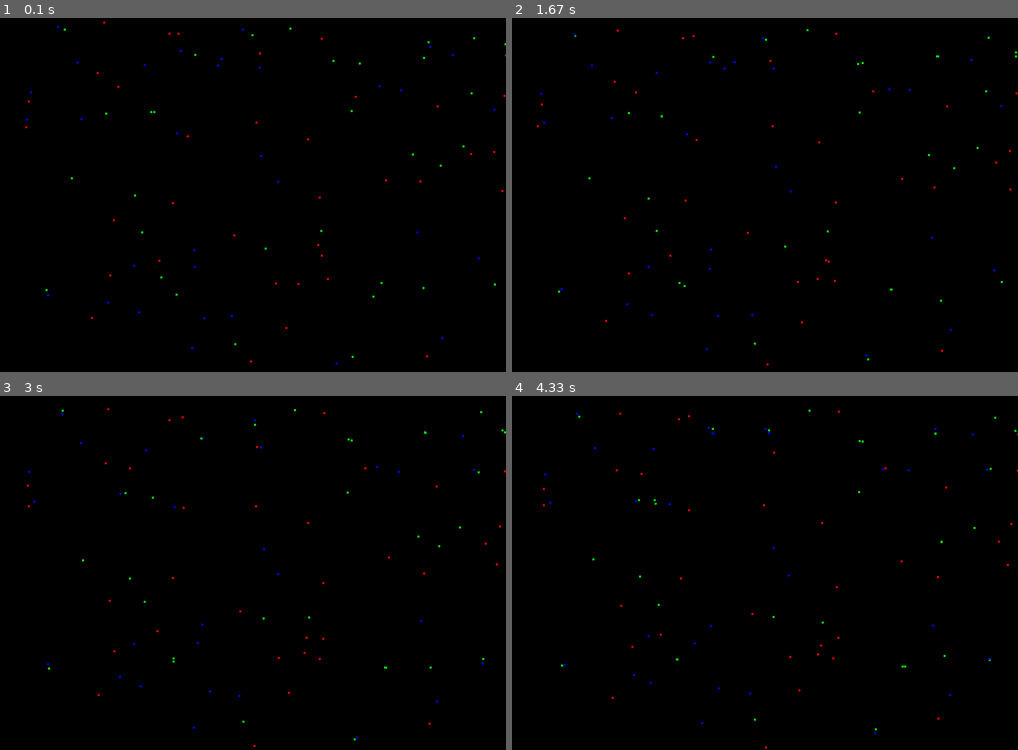
Above: before the commit, frames 1-4 (two rows, left to right).
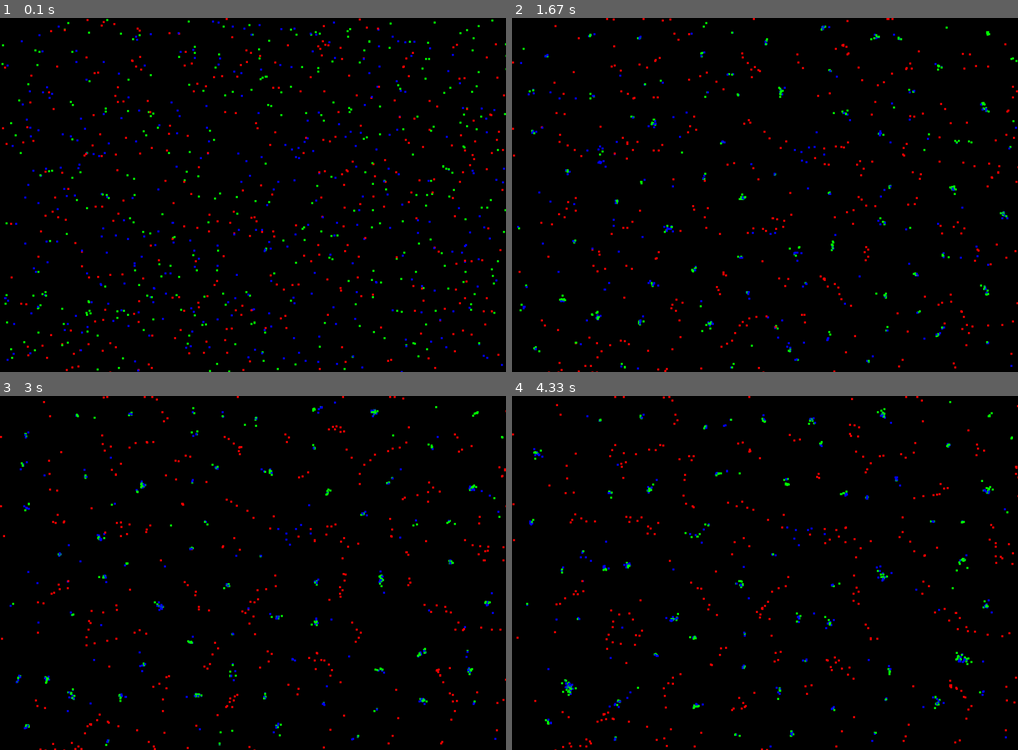
Above: after the commit, the same moments.

Repository: not-ETHICAL-HACKER/Python-Projects
Game: pygame game, started from main/pygame/particle_life.py
Same seed, same stepped clock (60 frames per second), same inputs: the game is played once before the commit and once after it.
Inputs (mouse positions are in pixels of both pictures, inside the frame that each line leads up to):
- Up to frame 1 (0.1 s): no input
- Up to frame 2 (1.67 s): click (765, 195) at 0.38 s; click (815, 272) at 0.72 s; click (952, 318) at 1.05 s; click (643, 124) at 1.38 s
- Up to frame 3 (3 s): click (253, 615) at 1.72 s; click (182, 498) at 2.05 s; click (430, 665) at 2.38 s; click (86, 608) at 2.72 s
- Up to frame 4 (4.33 s): click (618, 505) at 3.05 s; click (643, 633) at 3.38 s; click (947, 654) at 3.72 s; click (613, 703) at 4.05 s

The runs differ from the first frame. In frame 1, 3.2% of the frame differs, in the area x 0-100%, y 0-100%; in frame 2, 2.7%; in frame 3, 2.5%; in frame 4, 2.5%.

Commit message:
Adjust parameters and remove duplicate in simulations
Changes include:
- Increased turtle size and removed pendown in flow_fields
- Updated particle count from 100 to 1000 in particle_life
- Removed duplicate Particle in epicycles

Note: This diff contains apparent issues:
- mysql_test.py has a stray '7' character
- falling.py contains a large unrelated text block that should be removed

Diff:
--- a/main/math/flow_fields.py
+++ b/main/math/flow_fields.py
@@ -107,12 +107,11 @@
         value = math.hypot(positions[i][0], positions[i][1])
         val = sum(1 for t in thresholds if value > t)
         tt = turtle.Turtle(shape="circle")
-        tt.shapesize(0.01, 0.01)
+        tt.shapesize(1,1)
         tt.speed(0)
         tt.color(colors[val])
         tt.penup()
         tt.goto(positions[i])
-        tt.pendown()
         turts.append(tt)
 
     num = 10**4
--- a/main/mysql_test/test.py
+++ b/main/mysql_test/test.py
@@ -20,5 +20,5 @@
         l
     )
 winsound.Beep(1000, 500)  # Beep sound
-con.commit()
+con.commit()7
 con.close()
--- a/main/pygame/particle_life.py
+++ b/main/pygame/particle_life.py
@@ -3,7 +3,7 @@
 
 pygame.init()
 WIDTH,HEIGHT = 1000,700
-N = 100
+N = 1000
 
 x_arr = np.random.randint(0,WIDTH,N).astype(float)
 y_arr = np.random.randint(0,HEIGHT,N).astype(float)
--- a/main/turtle/epicycles.py
+++ b/main/turtle/epicycles.py
@@ -59,8 +59,7 @@
 ]
 arr = [
     Particle(100,30,0),
-    Particle(100,30*math.pi,0),
-    Particle(100,30*math.tau,0)
+    Particle(100,30*math.pi,0)
 
 ]
 t = 0
--- a/main/turtle/falling.py
+++ b/main/turtle/falling.py
@@ -76,7 +76,81 @@
 diff = 1
 time_diff = .001
 dist = 0
+"""Sure! Here's a concise prompt you can save and paste into a new chat if you need to continue troubleshooting later:
 
+Context: Windows keyboard/input issue
+
+I'm having a strange keyboard/input problem on Windows.
+
+Symptoms
+The problem occurs in Visual Studio Code and the Windows Search/taskbar.
+In VS Code, typing hello world sometimes becomes hhello worirlldd (duplicated or incorrect letters).
+At one point, the keyboard started typing random letters by itself.
+During that same incident, Windows also activated/clicked whatever the mouse cursor was hovering over.
+The random input was random letters, not meaningful words.
+What works normally
+ChatGPT (browser)
+Notepad
+Windows On-Screen Keyboard
+What I've already tried
+Restarted the PC.
+Reinstalled the keyboard driver via Device Manager.
+Restarted Windows Explorer.
+Closed VS Code completely (problem still exists in Windows Search).
+Tried another keyboard once (planning to test again).
+On-Screen Keyboard works correctly.
+Notepad works correctly.
+What I haven't tried yet
+sfc /scannow
+DISM /Online /Cleanup-Image /RestoreHealth
+Testing with a new Windows user account
+What I need help with
+Please continue troubleshooting from here without repeating the basic steps above. Based on this information, help determine whether this is:
+
+a hardware problem,
+a Windows input subsystem issue,
+background software injecting input,
+corruption in Windows,
+or something else.
+Please suggest the next diagnostic steps in order of likelihood.Sure! Here's a concise prompt you can save and paste into a new chat if you need to continue troubleshooting later:
+
+Context: Windows keyboard/input issue
+
+I'm having a strange keyboard/input problem on Windows.
+
+Symptoms
+The problem occurs in Visual Studio Code and the Windows Search/taskbar.
+In VS Code, typing hello world sometimes becomes hhello worirlldd (duplicated or incorrect letters).
+At one point, the keyboard started typing random letters by itself.
+During that same incident, Windows also activated/clicked whatever the mouse cursor was hovering over.
+The random input was random letters, not meaningful words.
+What works normally
+ChatGPT (browser)
+Notepad
+Windows On-Screen Keyboard
+What I've already tried
+Restarted the PC.
+Reinstalled the keyboard driver via Device Manager.
+Restarted Windows Explorer.
+Closed VS Code completely (problem still exists in Windows Search).
+Tried another keyboard once (planning to test again).
+On-Screen Keyboard works correctly.
+Notepad works correctly.
+What I haven't tried yet
+sfc /scannow
+DISM /Online /Cleanup-Image /RestoreHealth
+Testing with a new Windows user account
+What I need help with
+Please continue troubleshooting from here without repeating the basic steps above. Based on this information, help determine whether this is:
+
+a hardware problem,
+a Windows input subsystem issue,
+background software injecting input,
+corruption in Windows,
+or something else.
+Please suggest the next diagnostic steps in order of likelihood."""
+"""my keyboard drags letters in vs code and the task bar but  not here?when i typed it inn vs code it gave
+hhello worirlldd; and also the onscreennm keyboard works and u also work so i dont seee the issue; also the keyboard started writing on its own and and stated touching where the mouses was hovering"""
 print(f"Both Objects start falling at same time with initial velocity of {vy} m/s and terminal velocity of {v_t} m/s")
 print(f"one pixel is 1m so the blue ball is moving at")
 flag = True
